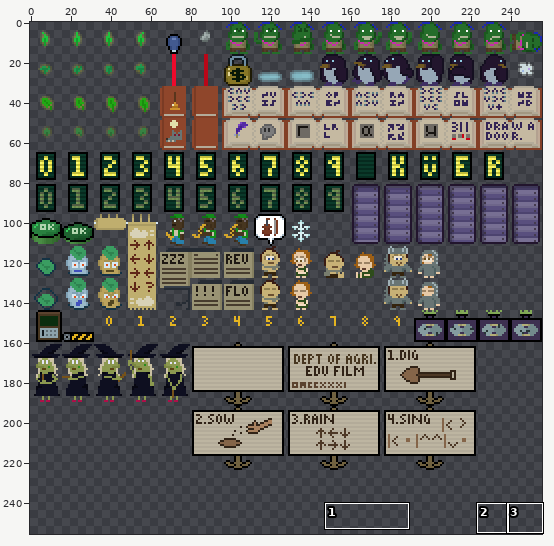
A sprite sheet gets an edit: src/data/image/24-moresprites.png. Above: a wide view before the commit, with the close-up outlined.
Close-up. Old version:
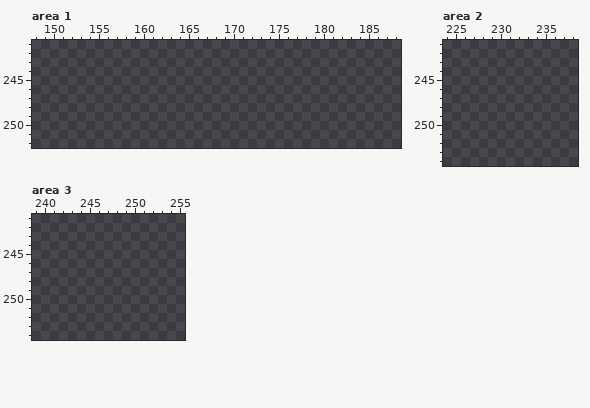
The file is 256x256 pixels. Pixels under 10% opacity are left out. Colours within 5 levels of each other are drawn and written as one. Shown: area 1: x 148..188, y 241..252; area 2: x 224..238, y 241..254; area 3: x 239..255, y 241..254. The commit also changed other parts of the picture, which this record leaves out.
Once edited:
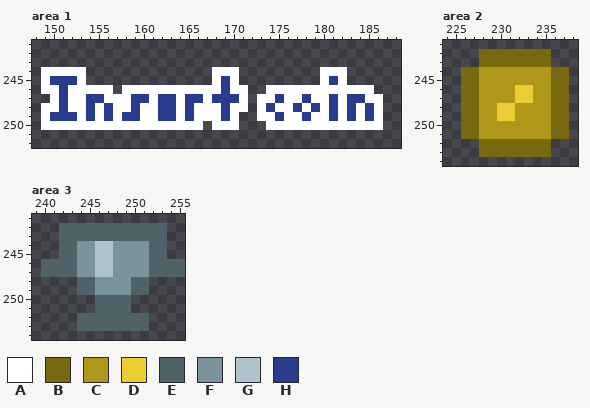
Palette (. is transparent): A #ffffff  B #786810  C #ae9719  D #e9cd32  E #4e6267  F #7b949b  G #aec4ca  H #293b8c
From old to new:
{"where": "area 1"}
{"y":244,"x":149,"old":".....","new":"AAAAA"}
{"y":244,"x":168,"old":"...","new":"AAA"}
{"y":244,"x":180,"old":"...","new":"AAA"}
{"y":245,"x":149,"old":".....","new":"AHHHA"}
{"y":245,"x":168,"old":"...","new":"AHA"}
{"y":245,"x":180,"old":"...","new":"AHA"}
{"y":246,"x":149,"old":"........","new":"AAHAAAAA"}
{"y":246,"x":158,"old":"..............","new":"AAAAAAAAAAAHAA"}
{"y":246,"x":174,"old":"............","new":"AAAAAAAAAAAA"}
{"y":247,"x":150,"old":"......................","new":"AHAAHHAAAHHAHHAHHAHHHA"}
{"y":247,"x":173,"old":"..............","new":"AAHAAHAAHAHHAA"}
{"y":248,"x":149,"old":".......................","new":"AAHAAHAHAAHAAHHAHAAAHAA"}
{"y":248,"x":173,"old":"..............","new":"AHAAHAHAHAHAHA"}
{"y":249,"x":149,"old":"......................","new":"AHHHAHAHAHHAAHHAHAAAHA"}
{"y":249,"x":173,"old":"..............","new":"AAHAAHAAHAHAHA"}
{"y":250,"x":149,"old":"..................","new":"AAAAAAAAAAAAAAAAAA"}
{"y":250,"x":168,"old":"...","new":"AAA"}
{"y":250,"x":174,"old":".............","new":"AAAAAAAAAAAAA"}
{"where": "area 2"}
{"y":242,"x":228,"old":"........","new":"BBBBBBBB"}
{"y":243,"x":228,"old":"........","new":"BBBBBBBB"}
{"y":244,"x":226,"old":"............","new":"BBCCCCCCCCBB"}
{"y":245,"x":226,"old":"............","new":"BBCCCCCCCCBB"}
{"y":246,"x":226,"old":"............","new":"BBCCCCDDCCBB"}
{"y":247,"x":226,"old":"............","new":"BBCCCCDDCCBB"}
{"y":248,"x":226,"old":"............","new":"BBCCDDCCCCBB"}
{"y":249,"x":226,"old":"............","new":"BBCCDDCCCCBB"}
{"y":250,"x":226,"old":"............","new":"BBCCCCCCCCBB"}
{"y":251,"x":226,"old":"............","new":"BBCCCCCCCCBB"}
{"y":252,"x":228,"old":"........","new":"BBBBBBBB"}
{"y":253,"x":228,"old":"........","new":"BBBBBBBB"}
{"where": "area 3"}
{"y":242,"x":242,"old":"............","new":"EEEEEEEEEEEE"}
{"y":243,"x":242,"old":"............","new":"EEEEEEEEEEEE"}
{"y":244,"x":242,"old":"............","new":"EEFFGGFFFFEE"}
{"y":245,"x":242,"old":"............","new":"EEFFGGFFFFEE"}
{"y":246,"x":240,"old":"................","new":"EEEEFFGGFFFFEEEE"}
{"y":247,"x":240,"old":"................","new":"EEEEFFGGFFFFEEEE"}
{"y":248,"x":244,"old":"........","new":"EEFFFFEE"}
{"y":249,"x":244,"old":"........","new":"EEFFFFEE"}
{"y":250,"x":246,"old":"....","new":"EEEE"}
{"y":251,"x":246,"old":"....","new":"EEEE"}
{"y":252,"x":244,"old":"........","new":"EEEEEEEE"}
{"y":253,"x":244,"old":"........","new":"EEEEEEEE"}
{"label":"added","picture_box":[41,67,383,130]}
{"label":"added","picture_box":[461,49,569,157]}
{"label":"added","picture_box":[41,223,185,331]}
